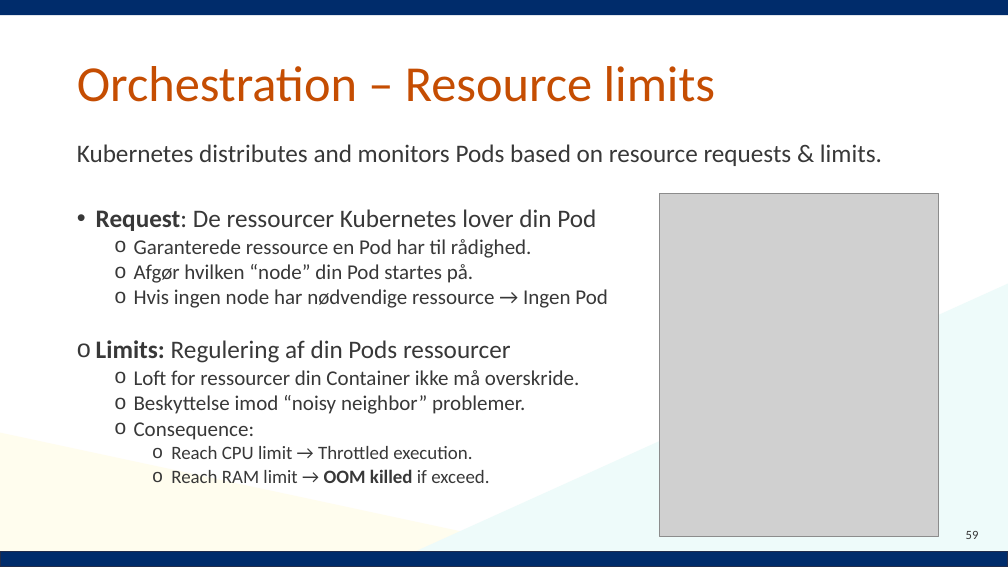
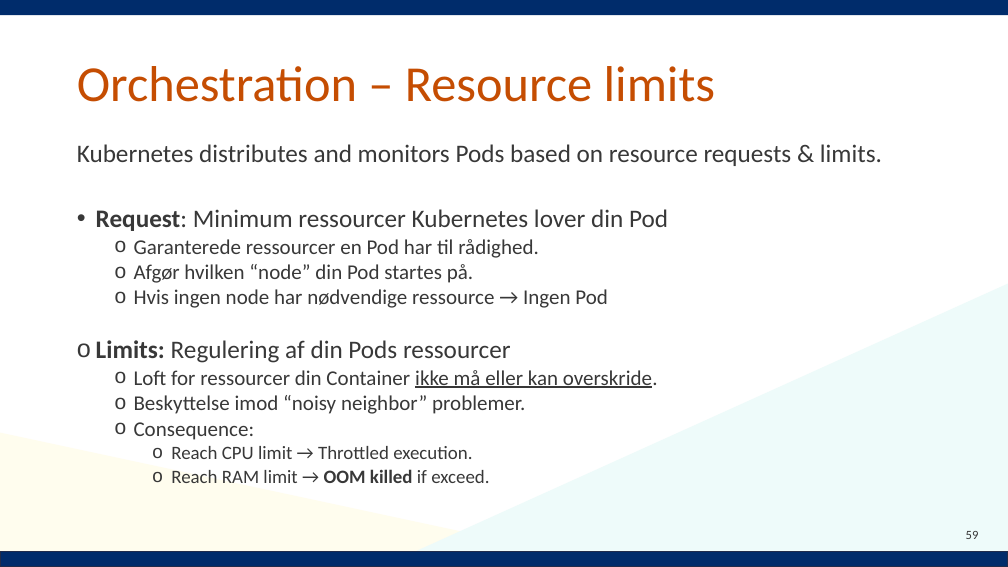
Before and after one commit to Notalib/workshop-kubernetes, a slide deck: slide 59 of Kubernetes_workshop.pptx. Drawn at 1008x567 pixels with LibreOffice and Linux fonts; fonts in the diff are those of the drawing; grey boxes stand for pictures; background and template pictures are left out. Boxes give left, top, right and bottom in pixels: in the first picture for what was removed or moved away, otherwise in the second. Text is boxed around its words. In the diff, an @@ line names an element or a change of style, - is before the commit and + after.

```diff
--- a/Kubernetes_workshop.pptx
+++ b/Kubernetes_workshop.pptx
@@ text at (x1=96, y1=209, x2=668, y2=258): text changed @@
-• Request: De ressourcer Kubernetes lover din Pod
-  o Garanterede ressource en Pod har til rådighed.
+• Request: Minimum ressourcer Kubernetes lover din Pod
+  o Garanterede ressourcer en Pod har til rådighed.
@@ picture removed at (x1=660, y1=194, x2=939, y2=537) @@
@@ text at (x1=134, y1=370, x2=658, y2=388): text changed @@
-  o Loft for ressourcer din Container ikke må overskride.
+  o Loft for ressourcer din Container ikke må eller kan overskride.
```
Also in this commit, not shown: 37 other slides changed, 4 slides added, 1 slide removed.
